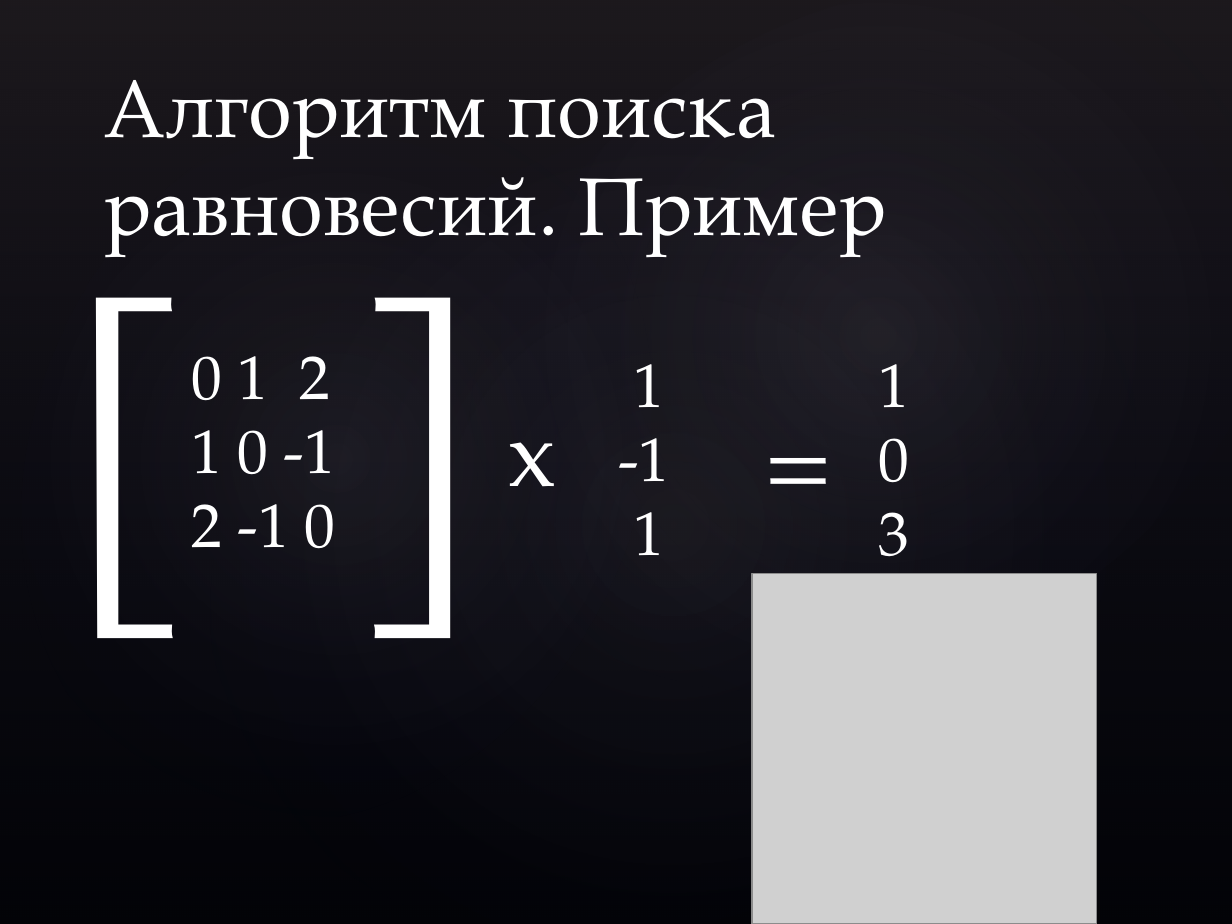
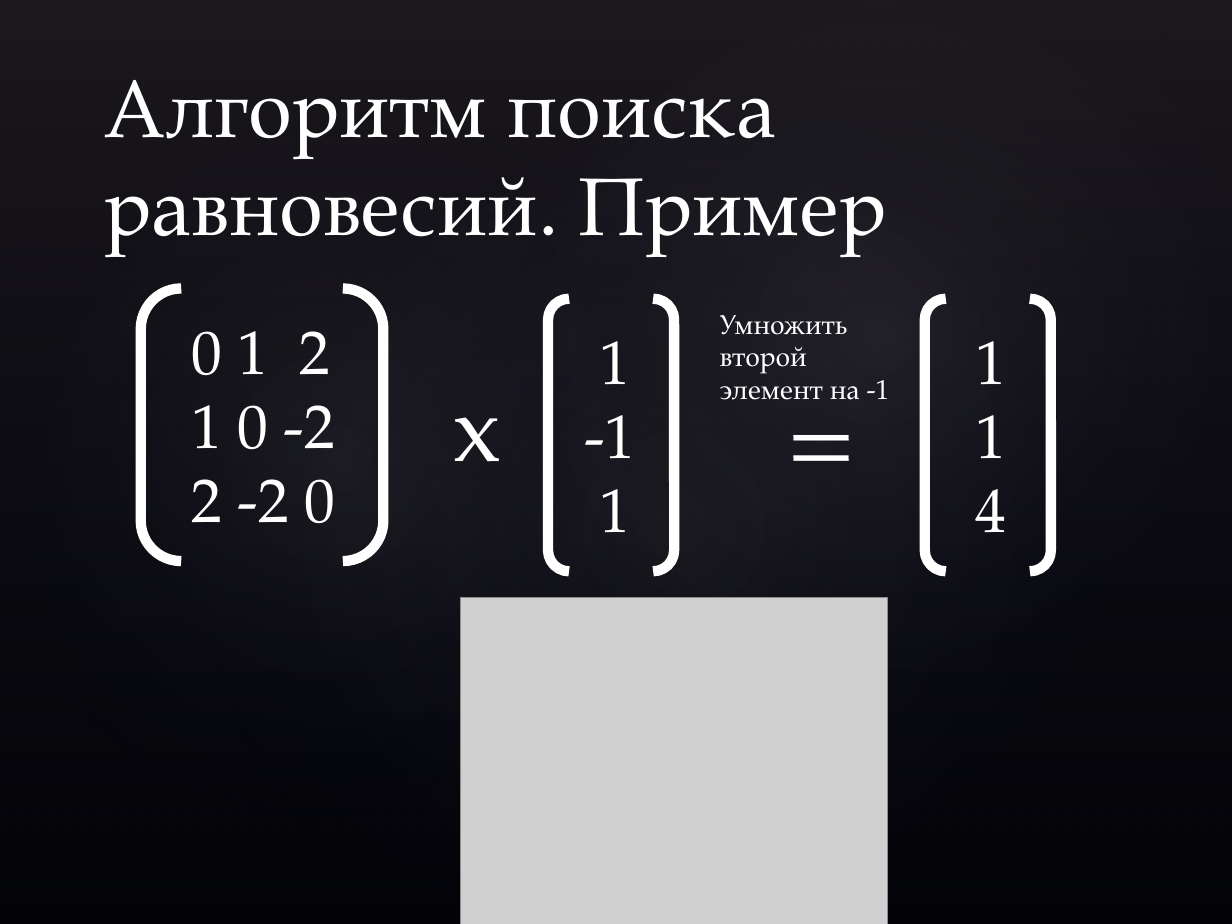
Before and after one commit to ChrisA23C/A-Landscape-Theory-of-Aggregation, a slide deck: slide 9 of Исследование равновесий в модели A Landscape Theory of Aggregation.pptx (slide 8 before the commit). Drawn at 1232x924 pixels with LibreOffice and Linux fonts; fonts in the diff are those of the drawing; grey boxes stand for pictures; background and template pictures are left out. Boxes give left, top, right and bottom in pixels: in the first picture for what was removed or moved away, otherwise in the second. Text is boxed around its words. In the diff, an @@ line names an element or a change of style, - is before the commit and + after.

```diff
--- a/Исследование равновесий в модели A Landscape Theory of Aggregation.pptx
+++ b/Исследование равновесий в модели A Landscape Theory of Aggregation.pptx
@@ text removed at bbox=[43, 207, 179, 632] @@
-[
@@ text removed at bbox=[335, 207, 471, 632] @@
-]
@@ bracket pair added at bbox=[140, 288, 383, 561], outline #FFFFFF 6 pt @@
@@ bracket pair added at bbox=[548, 298, 674, 570], outline #FFFFFF 6 pt @@
@@ bracket pair added at bbox=[925, 298, 1051, 570], outline #FFFFFF 6 pt @@
@@ text "0 1 2": place and size @@
-text "0 1 2" at bbox=[191, 356, 335, 549]
+text "0 1 2" at bbox=[191, 331, 335, 524]
@@ text "1": place and size @@
-text "1" at bbox=[618, 364, 669, 555]
+text "1" at bbox=[584, 341, 635, 532]
@@ text added at bbox=[720, 315, 890, 400], 16 pt, text #FFFFFF @@
+Умножить второй элемент на -1
@@ text "1": place and size @@
-text "1" at bbox=[879, 364, 910, 578]
+text "1" at bbox=[975, 341, 1007, 532]
@@ text "x": place and size @@
-text "x" at bbox=[508, 442, 556, 487]
+text "x" at bbox=[453, 417, 501, 462]
@@ text "=": place and size @@
-text "=" at bbox=[752, 395, 839, 520]
+text "=" at bbox=[774, 373, 861, 498]
@@ text at bbox=[191, 405, 335, 524]: text changed @@
-1 0 -1
-2 -1 0
+1 0 -2
+2 -2 0
@@ text at bbox=[976, 415, 1007, 532]: text changed @@
-0
-3
+1
+4
@@ picture added at bbox=[461, 598, 887, 924] @@
@@ picture removed at bbox=[752, 574, 1095, 924] @@
```
Also in this commit, not shown: 7 other slides changed, 1 slide added.
